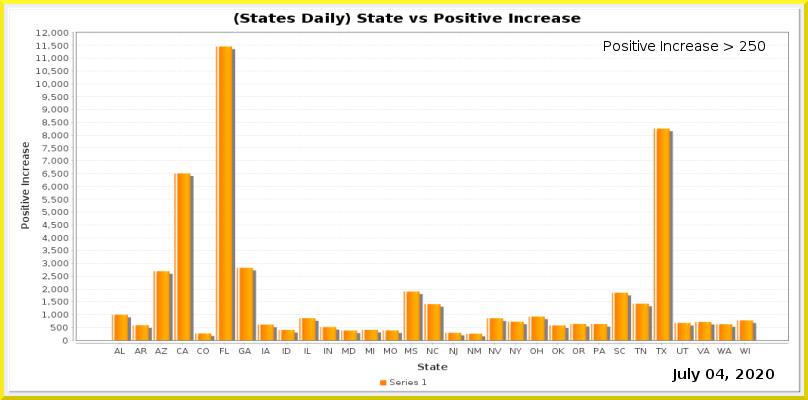
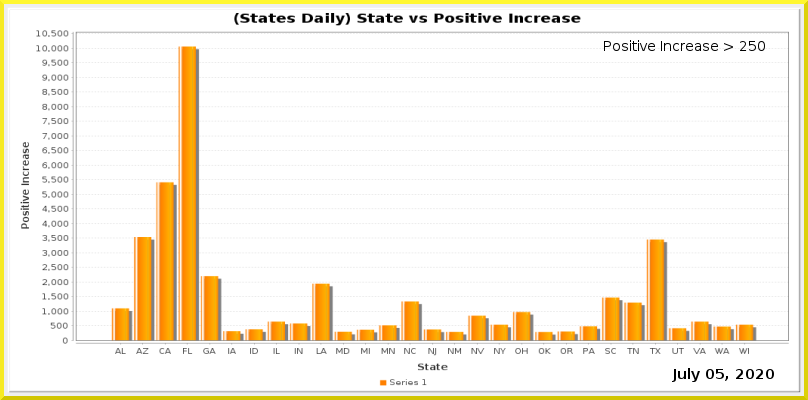
Two versions of the same layered image (w=808, h=400). Layer-by-layer changes:
painted on "Current Date" over (716, 369, 724, 379)
painted on "Date_vs_TestIncrease.png" over (36, 29, 789, 356)
